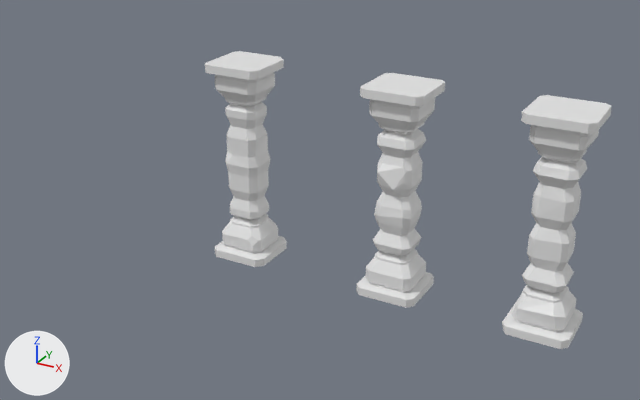
One commit to the Blender file udemy-blender/barrel.blend: the scene before it, then after it.
The view is the same before and after, from a 50 mm camera at (6.92, -10.36, 6.29) aimed at (1.12, 0.19, 1.01). Lighting does not change. The marker at lower left points along +X, +Y and +Z.

Objects in the first picture: 'pillar', 'pillar.001', 'pillar.002'.
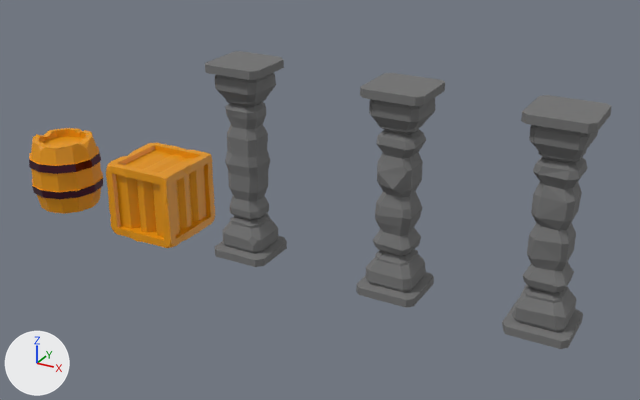
Where the change shows, as pixel boxes [x1, y1, x2, y2] in the pictures (640 x 400 px):
'pillar.002', recoloured (white to grey)
    both: [502, 95, 612, 349]
'pillar', recoloured (white to grey)
    both: [356, 73, 445, 308]
'pillar.001', recoloured
    both: [205, 51, 287, 267]
'crate', shown (orange)
    after: [106, 143, 215, 248]
'barrel', shown (orange)
    after: [29, 128, 103, 214]

What changed in the scene script:
```text
Add mat_pillar:
    mat_pillar = principled_material('pillar')
    mat_pillar.base_color = (0.171, 0.171, 0.171)  # grey #737373
    mat_pillar.roughness = 0.959
Add mat_wood:
    mat_wood = principled_material('wood')
    mat_wood.base_color = (0.802, 0.312, 0.0)  # orange #e79800
Change me_cube:
    where me_cube.from_pydata(...)  # 584 vertices, 519 faces; spans x -0.615..0.604, y -0.617..0.601, z -0.613..0.6
    add me_cube.materials.append(mat_wood)  # orange #e79800
Change me_cube_001:
    where me_cube_001.from_pydata(...)  # 219 vertices, 211 faces; spans x -0.44..0.44, y -0.44..0.44, z -1.51..1.51
    add me_cube_001.materials.append(mat_pillar)  # grey #737373
Change me_cube_002:
    where me_cube_002.from_pydata(...)  # 236 vertices, 226 faces; spans x -0.44..0.44, y -0.44..0.44, z -1.51..1.51
    add me_cube_002.materials.append(mat_pillar)  # grey #737373
Change me_cube_003:
    where me_cube_003.from_pydata(...)  # 216 vertices, 210 faces; spans x -0.44..0.44, y -0.44..0.44, z -1.52..1.51
    add me_cube_003.materials.append(mat_pillar)  # grey #737373
Change ob_barrel:
    remove ob_barrel.hide_set(True)
    ob_barrel.location: (0.0, 0.0, 0.62) -> (-3.76, 0.0, 0.62)
Change ob_crate:
    remove ob_crate.hide_set(True)
    ob_crate.location: (0.0, 0.0, 0.6) -> (-1.7, 0.0, 0.6)
```
